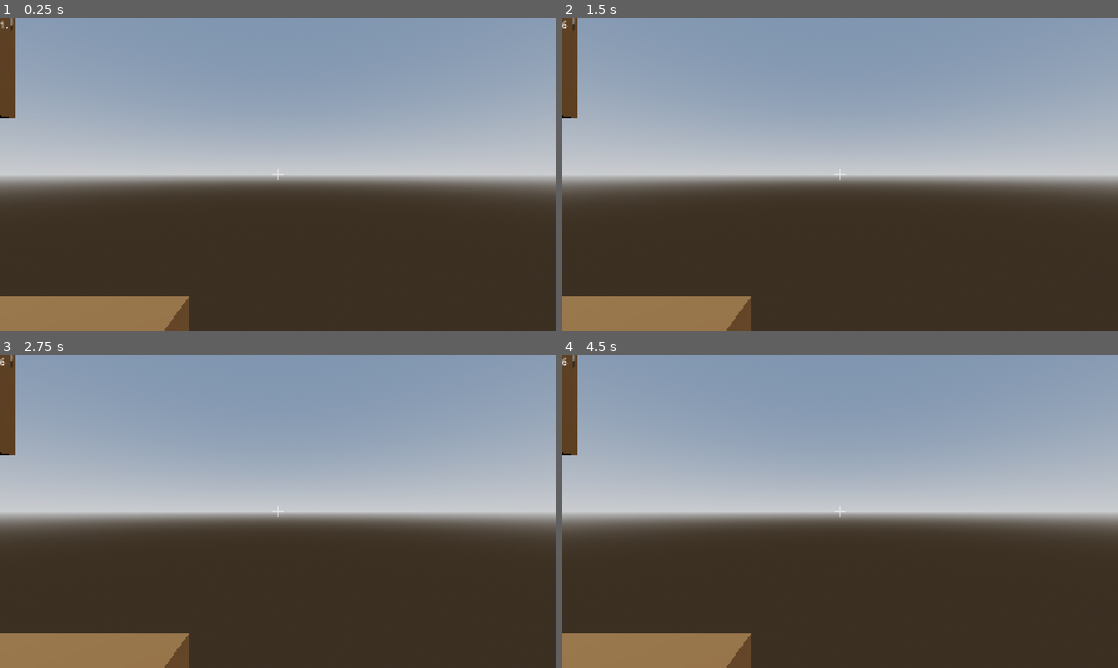
Above: before the commit, frames 1-4 (two rows, left to right).
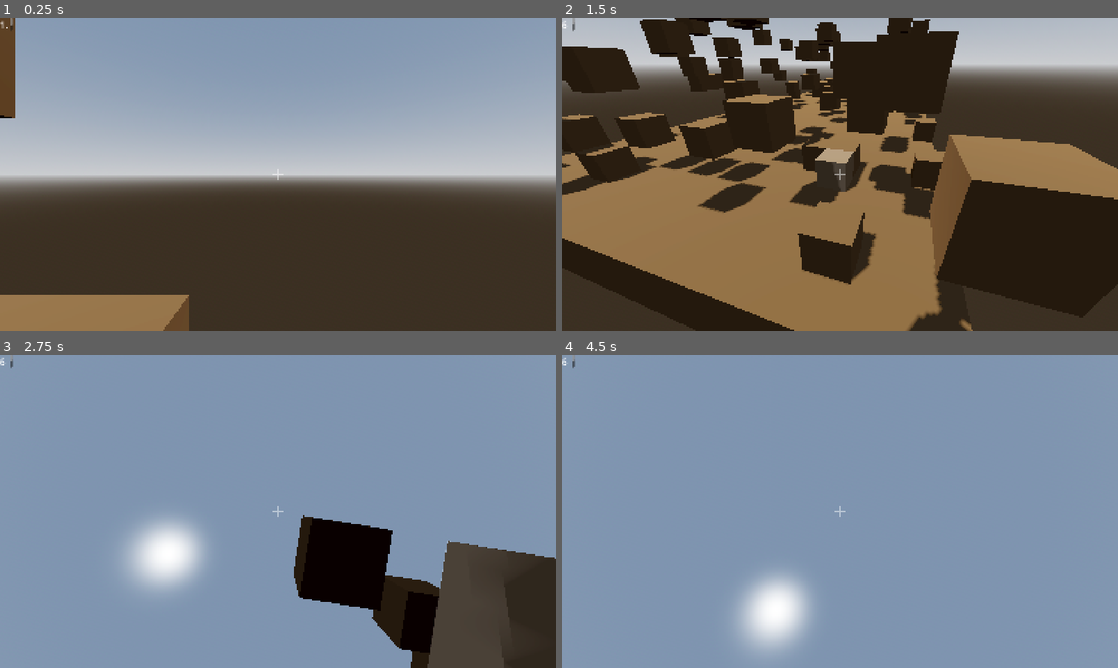
Above: after the commit, the same moments.

Repository: PixelSaver/PlacePixels
Game: Godot game, scene res://scriptsnscenes/main.tscn
The game is run twice, just before and just after one commit, with the same random seed, the same clock (stepped at 60 frames per second) and the same inputs.
Inputs (mouse positions are in pixels of both pictures, inside the frame that each line leads up to):
- Up to frame 1 (0.25 s): no input
- Up to frame 2 (1.5 s): tap Enter at 0.5 s; move the mouse to (962, 158) at 0.52 s; hold D (right) 0.53-1.28 s; click (962, 158) at 0.6 s; tap Space (jump) at 0.77 s; move the mouse to (728, 190) at 1.27 s; hold Down (down) from 1.28 s (still down); right-click (728, 190) at 1.35 s
- Up to frame 3 (2.75 s): tap Space (jump) at 1.52 s; move the mouse to (333, 442) at 2.02 s; release Down (down) at 2.03 s; hold D (right) from 2.03 s (still down); click (333, 442) at 2.1 s
- Up to frame 4 (4.5 s): move the mouse to (812, 574) at 2.77 s; release D (right) at 2.78 s; hold W (up) 2.78-3.53 s; right-click (812, 574) at 2.85 s; tap Space (jump) at 3.02, 3.5, 3.77 s; move the mouse to (1006, 558) at 3.52 s; hold A (left) from 3.53 s (still down); click (1006, 558) at 3.6 s; tap Enter at 4.25 s; move the mouse to (673, 464) at 4.27 s; right-click (673, 464) at 4.35 s

The runs differ from the first frame. In frame 1, 0.2% of the frame differs, in the area x 0-34%, y 31-100%; in frame 2, 87%, in the area x 0-100%, y 0-100%; in frame 3, 64%; in frame 4, 74%.
Error before the commit: Parse Error: Cannot call non-static function "global_to_chunk_coords()" on the class "Chunk" directly. Make an instance instead. (res://scriptsnscenes/player/p…

Commit message:
Fix bug where global coords passed into chunk space functions. Placing and breaking now works in all chunks, not just first chunk

Diff:
--- a/scriptsnscenes/blocks/chunk.gd
+++ b/scriptsnscenes/blocks/chunk.gd
@@ -152,8 +152,11 @@
 	surface_tool.add_index(offset + 2)
 	surface_tool.add_index(offset + 3)
 
-func global_to_chunk_coords(global_vec:Vector3i):
-	return Vector2i(global_vec.x%CHUNK_SIZE, global_vec.z%CHUNK_SIZE)
+## Return the chunk position for a given global position
+static func global_to_chunk_coords(global_vec:Vector3i) -> Vector2i:
+	return Vector2(float(global_vec.x)/float(CHUNK_SIZE), float(global_vec.z)/float(CHUNK_SIZE)).floor()
+static func chunk_to_global_coords(chunk_coords:Vector3i, chunk:Chunk) -> Vector3i:
+	return Vector3i(chunk_coords.x + chunk.chunk_position.x, chunk_coords.y, chunk_coords.z + chunk.chunk_position.y)
 
 func mark_block_dirty(pos: Vector3i):
 	dirty_blocks.append(pos)
@@ -255,6 +258,10 @@
 
 	add_child(mesh_instance)
 
+## Turns the global position into local chunk coordinates
+static func to_chunk_space(global_pos:Vector3i) -> Vector3i:
+	return Vector3i(global_pos.x%CHUNK_SIZE, global_pos.y, global_pos.z%CHUNK_SIZE)
+
 func _inside(p: Vector3i) -> bool:
 	return p.x >= 0 and p.x < CHUNK_SIZE \
 		and p.y >= 0 and p.y < CHUNK_HEIGHT \
--- a/scriptsnscenes/player/player.gd
+++ b/scriptsnscenes/player/player.gd
@@ -54,15 +54,13 @@
 		highlight_mesh.visible = false
 		return
 
-	var chunk : Chunk = Global.world_gen.get_chunk_global(res.pos)
-
-
+	var chunk : Chunk = Global.world_gen.get_chunk(Chunk.global_to_chunk_coords(res.pos))
 
 	ray_chunk = chunk
 	ray_hit = res.pos
 	ray_normal = res.normal
 	highlight_mesh.visible = true
-	var target : Vector3 = Vector3i(ray_chunk.chunk_position.x + ray_hit.x, ray_hit.y, ray_chunk.chunk_position.y + ray_hit.z)
+	var target : Vector3 = Vector3i(ray_hit.x, ray_hit.y, ray_hit.z)
 	highlight_mesh.global_position = target + Vector3.ONE * .5
 
 var up_down_deadzone : float = 1e-7
@@ -81,15 +79,18 @@
 
 func _break_block():
 	if ray_chunk == null or ray_hit == Vector3i.MIN: return
-	ray_chunk.set_block(ray_hit, BlockIDs.AIR)
-	ray_chunk.mark_block_dirty(ray_hit)
+	var ray_hit_local = Chunk.to_chunk_space(ray_hit)
+	ray_chunk.set_block(ray_hit_local, BlockIDs.AIR)
+	ray_chunk.mark_block_dirty(ray_hit_local)
 
 func _place_block():
 	var target = ray_hit + ray_normal
-	var target_chunk = Global.world_gen.get_chunk(Chunk.global_to_chunk_coords(target))
+	var target_chunk = Global.world_gen.get_chunk_global(target)
+	var target_local = Chunk.to_chunk_space(target)
+	print(str(target_chunk.chunk_position) + ", " + str(ray_hit) + ", " + str(ray_normal))
 	if target_chunk == null or ray_hit == Vector3i.MIN or ray_normal == Vector3i.ZERO: return
-	target_chunk.set_block(target, BlockIDs.DIRT)
-	target_chunk.mark_block_dirty(target)
+	target_chunk.set_block(target_local, BlockIDs.DIRT)
+	target_chunk.mark_block_dirty(target_local)
 
 ## Raycast function using Digital Differential Analyzer
 func raycast_block(origin: Vector3, direction: Vector3, max_distance: float = 100.0):
--- a/scriptsnscenes/player/player.tscn
+++ b/scriptsnscenes/player/player.tscn
@@ -17,12 +17,16 @@
 
 [node name="Player" type="CharacterBody3D" node_paths=PackedStringArray("highlight_mesh")]
 script = ExtResource("1_3vyb7")
+mouse_sensitivity = null
 highlight_mesh = NodePath("HighlightMesh")
 
 [node name="Head" type="Node3D" parent="."]
 transform = Transform3D(1, 0, 0, 0, 1, 0, 0, 0, 1, 0, 1.5, 0)
 
 [node name="Camera3D" type="Camera3D" parent="Head"]
+
+[node name="RayCast3D" type="RayCast3D" parent="Head/Camera3D"]
+transform = Transform3D(1, 0, 0, 0, 1, 0, 0, 0, 1, 0, -1.5, 0)
 
 [node name="MeshInstance3D" type="MeshInstance3D" parent="."]
 transform = Transform3D(1, 0, 0, 0, 1, 0, 0, 0, 1, 0, 1, 0)
--- a/scriptsnscenes/worldgen/world_gen.gd
+++ b/scriptsnscenes/worldgen/world_gen.gd
@@ -7,15 +7,23 @@
 func _ready():
 	Global.world_gen = self
 	await BlockRegistry.blocks_loaded
-	var chunk = add_chunk(Vector2i.ZERO)
+	for x in range(1):
+		for y in range(2):
+			add_chunk(Vector2i(x, y))
 
-	_generate_flat_world(chunk)
-	chunk.build_mesh(_get_neighbor_chunks(chunk.chunk_position))
+	for chunk in loaded_chunks.values():
+		_generate_flat_world(chunk)
+	for chunk in loaded_chunks.values():
+		chunk.build_mesh(_get_neighbor_chunks(chunk.chunk_position))
 
-## Adds a chunk to the world, and returns the chunk. If there is a chunk in that position already, return that chunk
+## Adds a chunk to the world, and returns the chunk.
+## If there is a chunk in that position already, return that chunk
+## Done in Chunk space, so its technically Vector2i(floor(global_vec.x/CHUNK_SIZE), floor(global_vec.z/CHUNK_SIZE)
 func add_chunk(pos: Vector2i) -> Chunk:
 	if not loaded_chunks.has(pos):
 		var new_chunk = Chunk.new(pos)
+		new_chunk.chunk_position = pos
+		new_chunk.position = Vector3i(pos.x*Chunk.CHUNK_SIZE, 0, pos.y*Chunk.CHUNK_SIZE)
 		add_child(new_chunk)
 		loaded_chunks[pos] = new_chunk
 		return new_chunk
@@ -27,6 +35,10 @@
 	if loaded_chunks.has(pos):
 		return loaded_chunks[pos]
 	return add_chunk(pos)
+## Return chunk given global_coordinates
+func get_chunk_global(global_pos: Vector3i) -> Chunk:
+	var pos = Chunk.global_to_chunk_coords(global_pos)
+	return get_chunk(pos)
 
 ## Generate a simple flat world for the given chunk
 func _generate_flat_world(chunk: Chunk):
